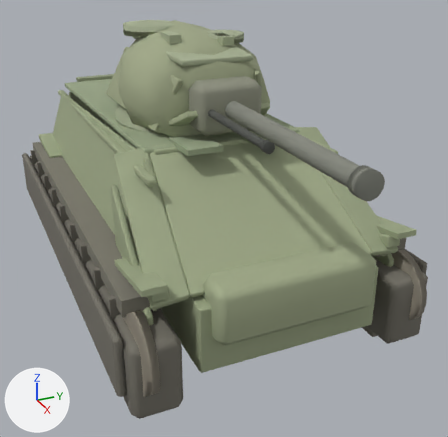
The Blender file assets/authored/authored_sherman_boxmodel_v1/authored_sherman_boxmodel_v1.blend: old version first, new version second.
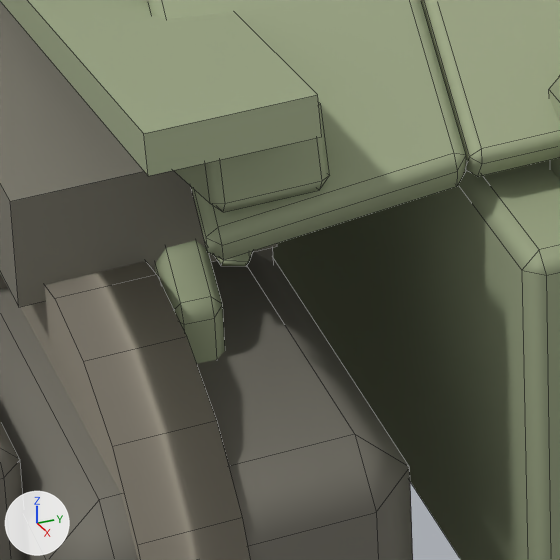
The first picture shows the older version from a 50 mm lens placed at (4.24, -1.6, 1.89), pointed at (0.45, 0.11, 0.0). The close-ups show the older and then the newer version on the part from 27% to 46% of the width and 62% to 81% of the height of that picture. Only the edits that show in the close-ups are written down. The lights are fixed; the arrows at lower left show +X, +Y and +Z. The close-ups show mesh edges as thin lines.

Before the edit, the objects in view are built like this:
```python
ob_hull_glacis_slope__hull_glacis = bpy.data.objects.new('hull_glacis_slope__hull_glacis', me_hull_glacis_slope__hull_glacis_mesh)
ob_hull_glacis_slope__hull_glacis.parent = ob_hull_root
ob_hull_glacis_slope__hull_glacis.location = (0.0, 0.0, 0.0)
ob_left_outer_track_skirt__track_outer = bpy.data.objects.new('left_outer_track_skirt__track_outer', me_left_outer_track_skirt__track_outer_mesh)
ob_left_outer_track_skirt__track_outer.parent = ob_hull_root
ob_left_outer_track_skirt__track_outer.location = (-0.08, -1.005, -0.2)
ob_left_vertical_shoulder_gap_web__hull_left = bpy.data.objects.new('left_vertical_shoulder_gap_web__hull_left', me_left_vertical_shoulder_gap_web__hull_left_mesh)
ob_left_vertical_shoulder_gap_web__hull_left.parent = ob_hull_root
ob_left_vertical_shoulder_gap_web__hull_left.location = (0.0, 0.0, 0.0)
# also in view: 'left_flush_glacis_shoulder__hull_left' at (1.1, -0.66, 0.39); 'hull_lower_tub__hull_left' at (-0.08, 0.0, -0.11); 'left_low_front_track_cheek__hull_left' at (1.27, -0.75, 0.11); 'left_front_sprocket__bogie_side' at (1.48, -0.88, -0.2); 'left_track_motion' at (-0.05, -0.83, -0.27)
```
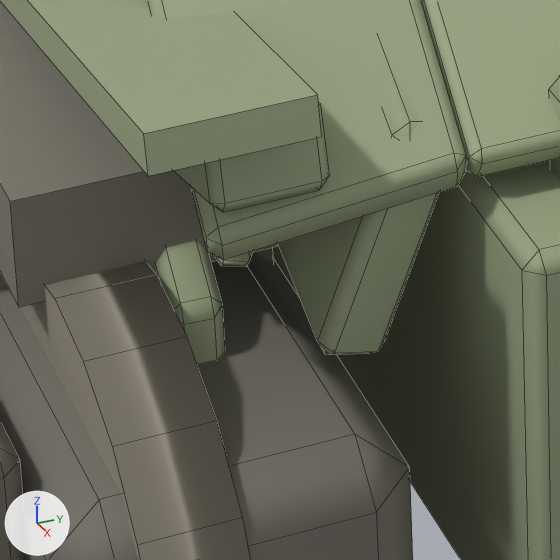
Changed parts and their boxes [x1, y1, x2, y2] in the close-ups (560 x 560 px):
```json
{"object": "left_visible_glacis_slot_wall__hull_left", "change": "added", "after": [278, 57, 440, 355]}
```

Edits to the scene script, one JSON object a line:
```json
{"op": "add", "block": "me_left_visible_glacis_slot_wall__hull_left_mesh", "code": ["me_left_visible_glacis_slot_wall__hull_left_mesh = bpy.data.meshes.new('left_visible_glacis_slot_wall__hull_left_mesh')", "me_left_visible_glacis_slot_wall__hull_left_mesh.from_pydata([(1.54, -0.61, 0.16), (0.58, -0.585, 0.66), (0.62, -0.675, 0.3), (1.54, -0.69, -0.04)], [], [(0, 1, 2, 3)])", "me_left_visible_glacis_slot_wall__hull_left_mesh.materials.append(mat_hull_left)  # greyish green #9ea886"]}
{"op": "add", "block": "ob_left_visible_glacis_slot_wall__hull_left", "code": ["ob_left_visible_glacis_slot_wall__hull_left = bpy.data.objects.new('left_visible_glacis_slot_wall__hull_left', me_left_visible_glacis_slot_wall__hull_left_mesh)", "ob_left_visible_glacis_slot_wall__hull_left.parent = ob_hull_root", "ob_left_visible_glacis_slot_wall__hull_left.location = (0.0, 0.0, 0.0)", "_m = ob_left_visible_glacis_slot_wall__hull_left.modifiers.new('armor_plate_thickness', 'SOLIDIFY')", "_m.thickness = 0.065", "_m.offset = 0.0", "_m = ob_left_visible_glacis_slot_wall__hull_left.modifiers.new('welded_plate_edge_softener', 'BEVEL')", "_m.width = 0.012", "_m.width_pct = 0.012", "_m = ob_left_visible_glacis_slot_wall__hull_left.modifiers.new('weighted_plate_normals', 'WEIGHTED_NORMAL')"]}
```
